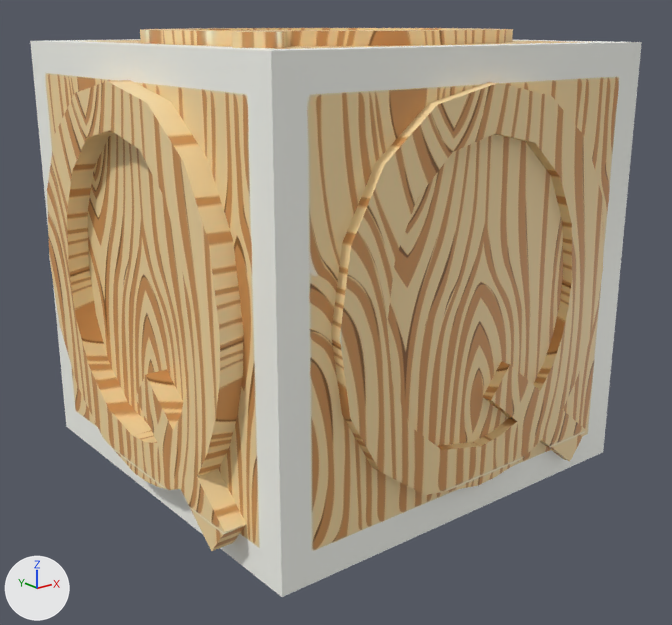
One commit to the FBX model Assets/Models/Block Q.fbx: the scene before it, then after it.
Camera for both pictures: a 50 mm lens placed at (-1.376, -1.76, 1.548), pointed at (-0.014, -0.057, 0.867). Lighting does not change. The marker at lower left points along +X, +Y and +Z. Where no turn or scale is listed for an object, it has been applied to the vertices.

Objects in the first picture: 'Box', 'FRONT', 'LEFT', 'TOP'.
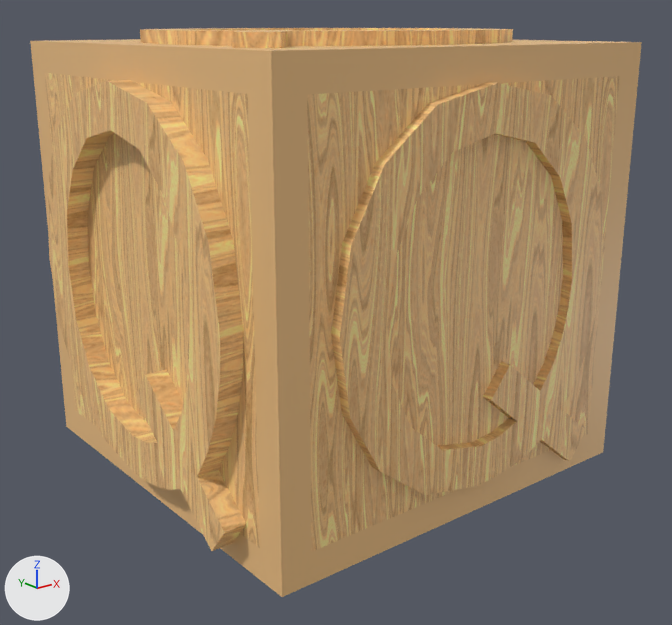
Boxes [x1, y1, x2, y2] around the edits, measured in the pictures (672 x 625 px):
'FRONT', recoloured (beige to brown)
    both: [331, 82, 603, 495]
'LEFT', recoloured (beige to orange)
    both: [47, 80, 246, 551]
'TOP', recoloured (beige to orange)
    both: [140, 28, 513, 48]
part 1 of me_box_mesh, recoloured (beige to brown)
    both: [45, 40, 620, 552]
part 2 of me_box_mesh, recoloured (grey to brown)
    both: [30, 39, 642, 597]

The edits, one by one:
Picture 'wood.png' (img_wood_png) is new.
Material 'letter-borderMaterial' (mat_letter_bordermaterial) is new.
Its texture is img_wood_png (with its transparency).
Its roughness is 0.453.
Material 'blockMaterial' (mat_blockmaterial) is new.
Its texture is img_wood_png (with its transparency).
Its roughness is 0.453.
me_left_mesh has 88 vertices, 176 faces and spans x -0.1..0.0, y -0.774..0.0, z -0.063..0.833.
me_left_mesh no longer uses material mat_edgewoodmaterial (picture img_wood_jpg).
me_left_mesh now uses material mat_letter_bordermaterial (picture img_wood_png).
me_front_mesh has 88 vertices, 176 faces and spans x 0.0..0.774, y -0.1..0.0, z -0.063..0.833.
me_front_mesh no longer uses material mat_edgewoodmaterial (picture img_wood_jpg).
me_front_mesh now uses material mat_letter_bordermaterial (picture img_wood_png).
me_box_mesh has 32 vertices, 30 faces and spans x -0.5..0.5, y -0.5..0.5, z -0.5..0.5.
me_box_mesh is used by ob_box; location (0.0, 0.0, 1.003).
me_box_mesh part 1: all 6 faces that had it switch from mat_woodmaterial (picture img_wood_jpg) to mat_blockmaterial (picture img_wood_png).
me_box_mesh part 2: all 24 faces that had it switch from mat_edgewoodmaterial (picture img_wood_jpg) to mat_letter_bordermaterial (picture img_wood_png).
me_top_mesh has 88 vertices, 176 faces and spans x -0.063..0.833, y -0.774..0.0, z 0.0..0.1.
me_top_mesh no longer uses material mat_edgewoodmaterial (picture img_wood_jpg).
me_top_mesh now uses material mat_letter_bordermaterial (picture img_wood_png).
